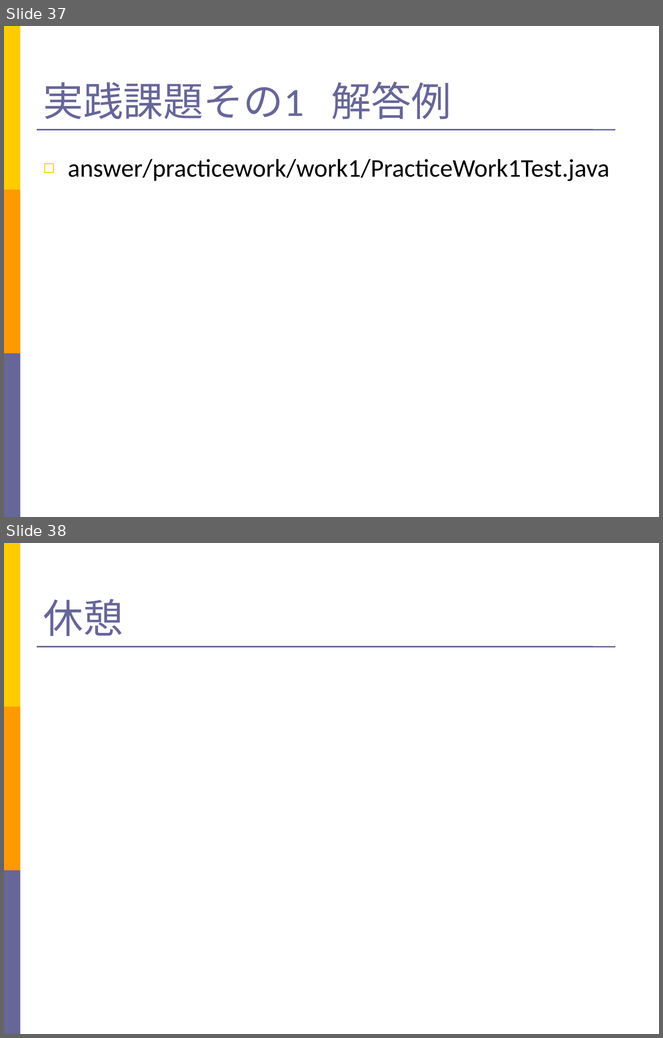
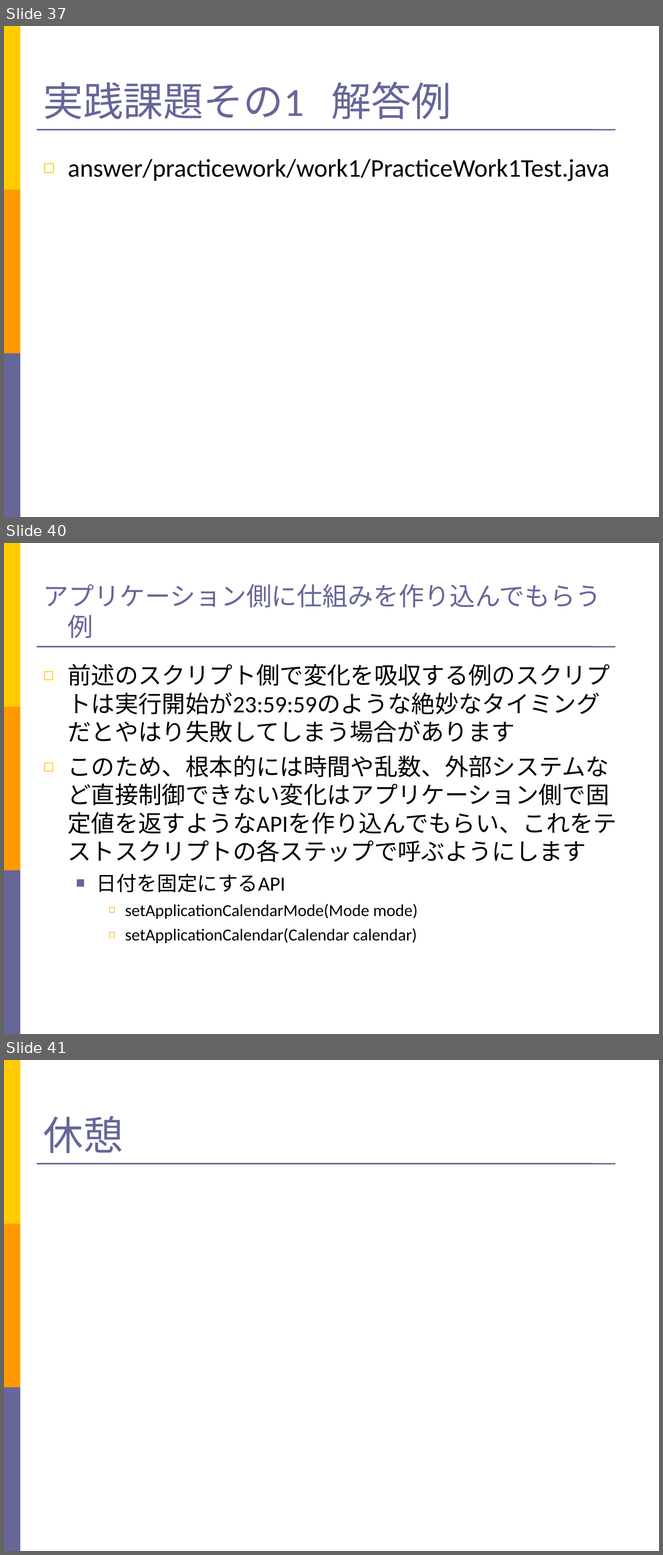
Before and after one commit to takuY-U2/STARHotel, a slide deck: docs/Slide.ppt. Shown one above the other, each under a label of ours: slides 37 and 38 before the commit, slides 37, 40 and 41 after it; the slides between them are not shown. The pictures are 663x1038 and 663x1555 pixels, drawn with LibreOffice and Linux fonts; fonts in the diff are those of the drawing. Boxes give left, top, right and bottom in pixels: in the first picture for what was removed or moved away, otherwise in the second. Text is boxed around its words. In the diff, an @@ line names an element or a change of style, - is before the commit and + after.

```diff
--- a/docs/Slide.ppt
+++ b/docs/Slide.ppt
@@ slide 40 added at (4,543,659,1034), background #FFFFFF; not listed: 4 template elements that a slide beside it also shows @@
@@ title added at (44,584,601,638), 28 pt, text #666699 @@
+アプリケーション側に仕組みを作り込んでもらう例
@@ text added at (68,664,618,944), 25.9 pt, text #000000 @@
+◻ 前述のスクリプト側で変化を吸収する例のスクリプトは実行開始が23:59:59のような絶妙なタイミングだとやはり失敗してしまう場合があります
+◻ このため、根本的には時間や乱数、外部システムなど直接制御できない変化はアプリケーション側で固定値を返すようなAPIを作り込んでもらい、これをテストスクリプトの各ステップで呼ぶようにします
+  ■ 日付を固定にするAPI
+    ◻ setApplicationCalendarMode(Mode mode)
+    ◻ setApplicationCalendar(Calendar calendar)
@@ what was slide 38 is now slide 41 @@
```
Also in this commit, not shown: 2 other slides added, 4 other files.
